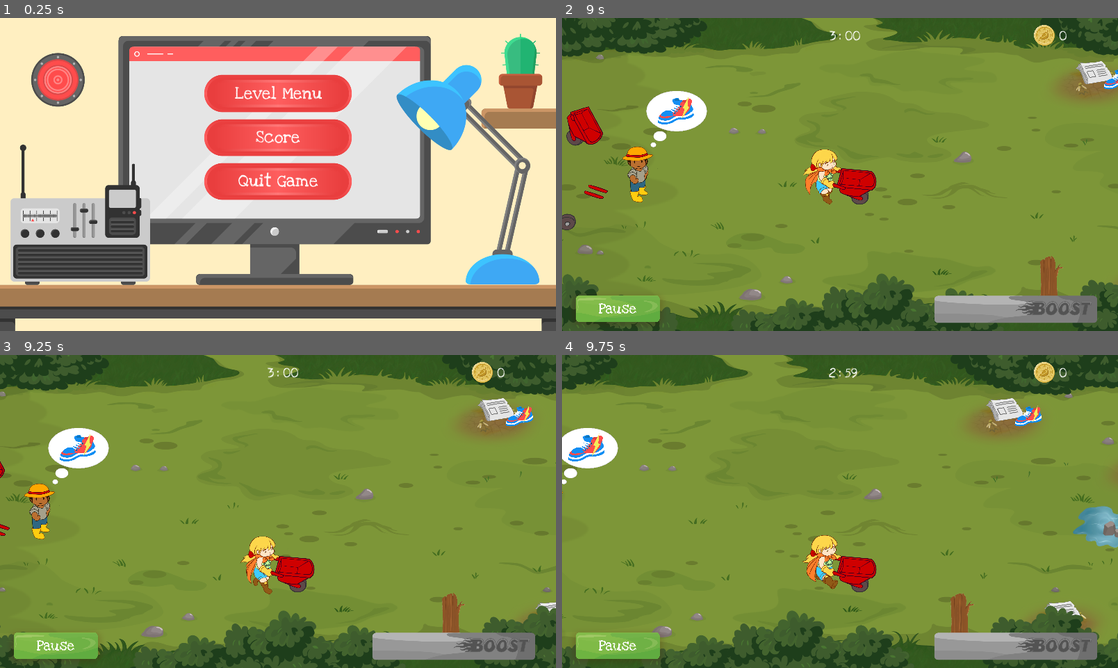
Above: before the commit, frames 1-4 (two rows, left to right).
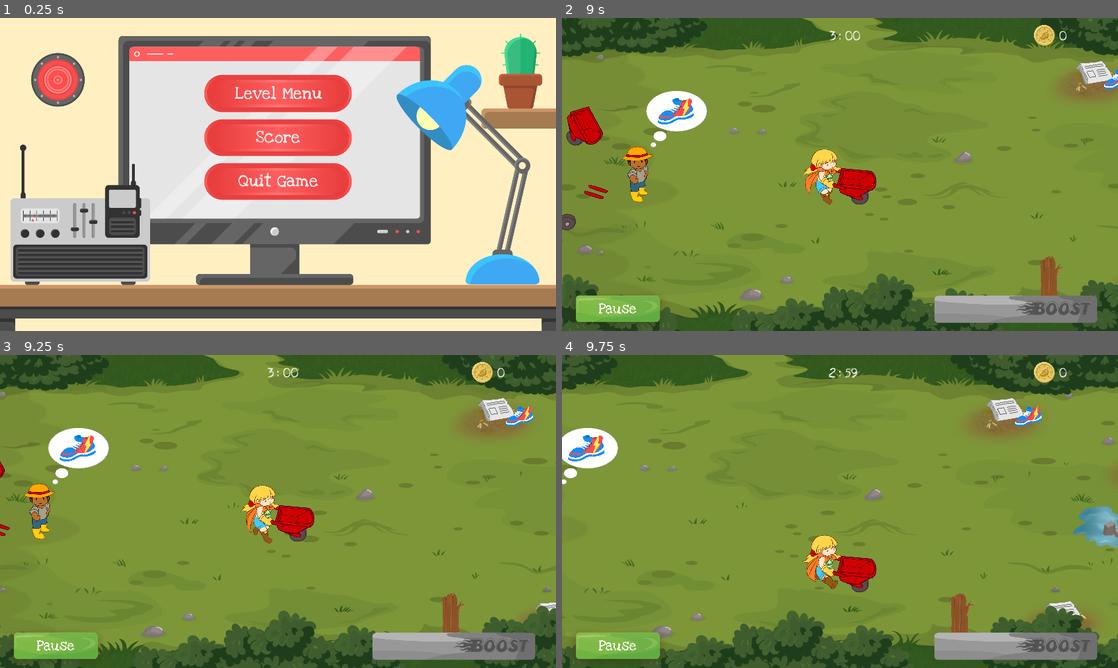
Above: after the commit, the same moments.

Repository: siconline/EcoChampion_Godot
Game: Godot game, scene res://Main.tscn
Two runs of this game, one before a commit and one after it. Both use one fixed random seed, a clock stepped at 60 frames per second and the inputs below.
Inputs (mouse positions are in pixels of both pictures, inside the frame that each line leads up to):
- Up to frame 1 (0.25 s): no input
- Up to frame 2 (9 s): click "Score" at 0.5 s; click (962, 205) at 1.25 s; click "Level Menu" at 2 s; click "Garbage Patrol" at 2.75 s; click "Germany" at 3.5 s; click (945, 284) at 4.25 s; click "Pause" at 5 s; click "Continue" at 5.75 s; tap Enter (ui_accept) at 6.5, 6.77, 7.52 s; move the mouse to (962, 158) at 6.52 s; hold Right (ui_right) 6.53-7.28 s; click (962, 158) at 6.6 s; move the mouse to (728, 190) at 7.27 s; hold Down (ui_down) 7.28-8.03 s; click (728, 190) at 7.35 s; move the mouse to (895, 105) at 8.02 s; hold Right (ui_right) 8.03-8.78 s; click (895, 105) at 8.1 s; move the mouse to (812, 237) at 8.77 s; hold Up (ui_up) from 8.78 s (still down); click (812, 237) at 8.85 s
- Up to frame 3 (9.25 s): keep holding Up (ui_up); tap Enter (ui_accept) at 9.02 s
- Up to frame 4 (9.75 s): move the mouse to (1006, 558) at 9.52 s; release Up (ui_up) at 9.53 s; hold Left (ui_left) from 9.53 s (still down); click (1006, 558) at 9.6 s

Frames 1-2 are identical in both runs. In frame 3, 2.6% of the frame differs, in the area x 43-57%, y 41-77%; in frame 4, nothing differs.

Commit message:
bug fix

Diff:
--- a/MiniGame01/MiniGame01.tscn
+++ b/MiniGame01/MiniGame01.tscn
@@ -1918,7 +1918,7 @@
 "values": [ Vector2( 0.1, 0.1 ), Vector2( 0.1, 0.1 ), Vector2( 0.2, 0.2 ), Vector2( 0.07, 0.07 ), Vector2( 0.1, 0.1 ) ]
 }
 
-[node name="MiniGame01" type="Node2D"]
+[node name="MiniGame01" type="Node2D" index="0"]
 
 script = ExtResource( 1 )
 _sections_unfolded = [ "Pause" ]
--- a/MiniGame01/Player/Player.gd
+++ b/MiniGame01/Player/Player.gd
@@ -16,6 +16,8 @@
 var boostload = 0
 #SOUNDS
 var stepTimer = false
+#MousePressed variable
+var mousePressed = false
 
 onready var methods = get_node("../../Methods")
 
@@ -195,6 +197,11 @@
 							#M003
 							methods.collideObstacleDamage(2, collision_info.collider.name)
 
+	if Input.is_action_just_pressed("ui_mouse"):
+		mousePressed = true
+	if Input.is_action_just_released("ui_mouse"):
+		mousePressed = false
+
 	#CONTROLL VISIBILITY POWERUPS AT BARROW#
 	if speedUp == true:
 		speedPUP.visible = true
@@ -262,9 +269,10 @@
 
 func _on_Button_Ground_pressed():
 		if playerControll == true:
-			if get_global_mouse_position().y < (position.y - 100):
-				if position.y > -175*2:
-					position.y -= 175
-			if get_global_mouse_position().y > (position.y + 100):
-				if position.y < 175*2:
-					position.y += 175
+			if mousePressed == true:
+				if get_global_mouse_position().y < (position.y - 100):
+					if position.y > -175*2:
+						position.y -= 175
+				if get_global_mouse_position().y > (position.y + 100):
+					if position.y < 175*2:
+						position.y += 175
